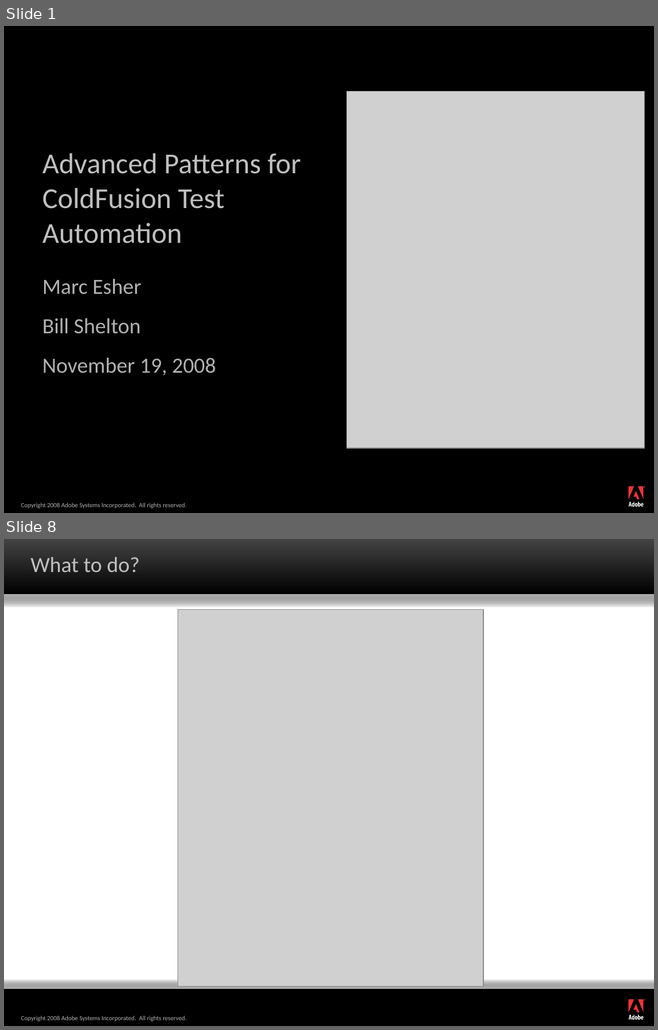
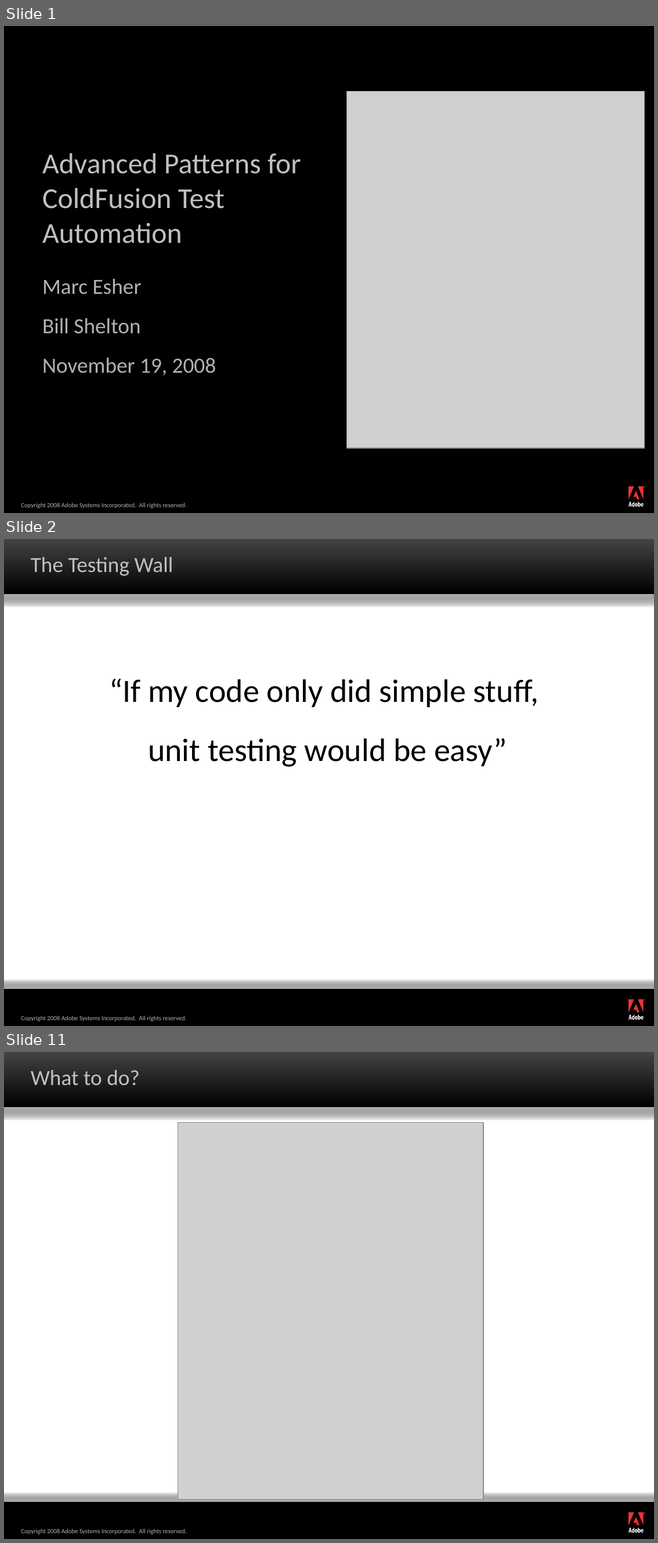
Before and after one commit to marcesher/mxunit-cfmeetups, a slide deck: max08/Marc_Esher_Bill_Shelton_AdvancedPatternsForColdfusionTestAutomation_draft1.ppt. Shown one above the other, each under a label of ours: slides 1 and 8 before the commit, slides 1, 2 and 11 after it; the slides between them are not shown. The pictures are 658x1030 and 658x1543 pixels, drawn with LibreOffice and Linux fonts; fonts in the diff are those of the drawing; grey boxes stand for pictures; background and template pictures are left out. Boxes give left, top, right and bottom in pixels: in the first picture for what was removed or moved away, otherwise in the second. Text is boxed around its words. In the diff, an @@ line names an element or a change of style, - is before the commit and + after.

```diff
--- a/max08/Marc_Esher_Bill_Shelton_AdvancedPatternsForColdfusionTestAutomation_draft1.ppt
+++ b/max08/Marc_Esher_Bill_Shelton_AdvancedPatternsForColdfusionTestAutomation_draft1.ppt
@@ slide 2 added at [4,539,654,1026], background #000000; not listed: 15 template elements that a slide beside it also shows @@
@@ title added at [31,557,173,576], 24 pt, text #C0C0C0 @@
+The Testing Wall
@@ text added at [109,678,539,767], 36 pt, text #000000 @@
+“If my code only did simple stuff,
+unit testing would be easy”
@@ what was slide 8 is now slide 11 @@
```
Also in this commit, not shown: 10 slides changed, 7 other slides added, 2 slides removed.
